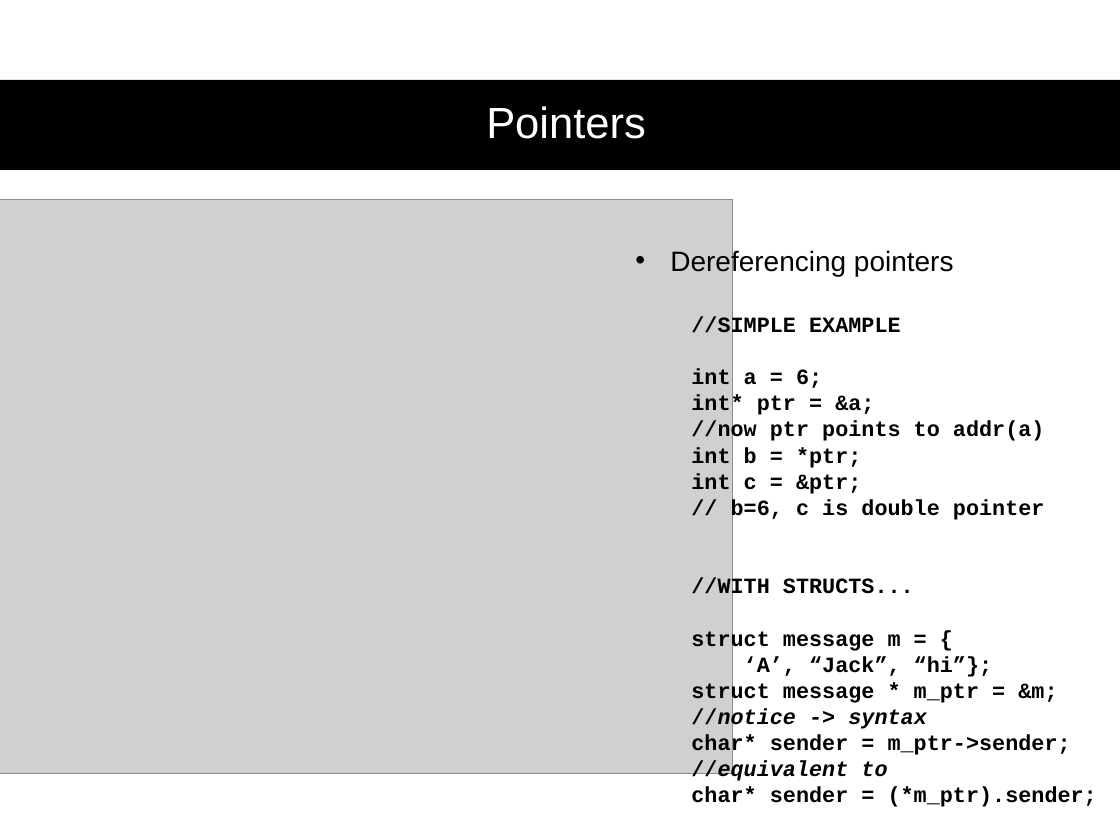
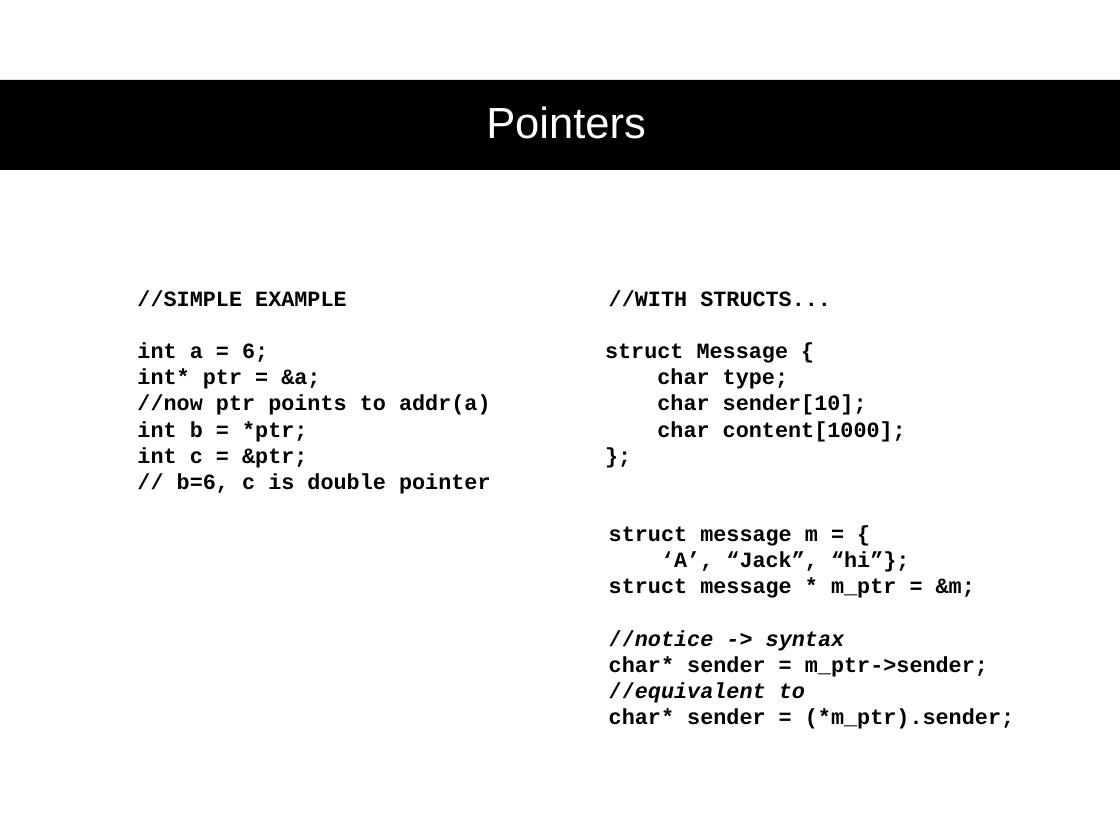
Before and after one commit to NathanRVance/pg3_tutorial, a slide deck: slide 5 of Tutorial 2_PG4.pptx. Drawn at 1120x840 pixels with LibreOffice and Linux fonts; fonts in the diff are those of the drawing; grey boxes stand for pictures. Boxes give left, top, right and bottom in pixels: in the first picture for what was removed or moved away, otherwise in the second. Text is boxed around its words. In the diff, an @@ line names an element or a change of style, - is before the commit and + after.

```diff
--- a/Tutorial 2_PG4.pptx
+++ b/Tutorial 2_PG4.pptx
@@ picture removed at bbox=[0, 199, 732, 773] @@
@@ text at bbox=[670, 249, 954, 276]: paragraph removed @@
-• Dereferencing pointers
@@ text "//SIMPLE EXAMPLE": place and size @@
-text "//SIMPLE EXAMPLE" at bbox=[670, 249, 1097, 807]
+text "//SIMPLE EXAMPLE" at bbox=[137, 290, 491, 494]
@@ text added at bbox=[605, 290, 1014, 729], 14 pt, text #000000, bold @@
+//WITH STRUCTS...
+struct Message {
+char type;
+char sender[10];
+char content[1000];
+};
+struct message m = {
+‘A’, “Jack”, “hi”};
+struct message * m_ptr = &m;
+//notice -> syntax
+char* sender = m_ptr->sender;
+//equivalent to
+char* sender = (*m_ptr).sender;
@@ text at bbox=[691, 578, 1097, 807]: paragraphs removed @@
-//WITH STRUCTS...
-struct message m = {
-‘A’, “Jack”, “hi”};
-struct message * m_ptr = &m;
-//notice -> syntax
-char* sender = m_ptr->sender;
-//equivalent to
-char* sender = (*m_ptr).sender;
```
Also in this commit, not shown: 12 other slides changed.
